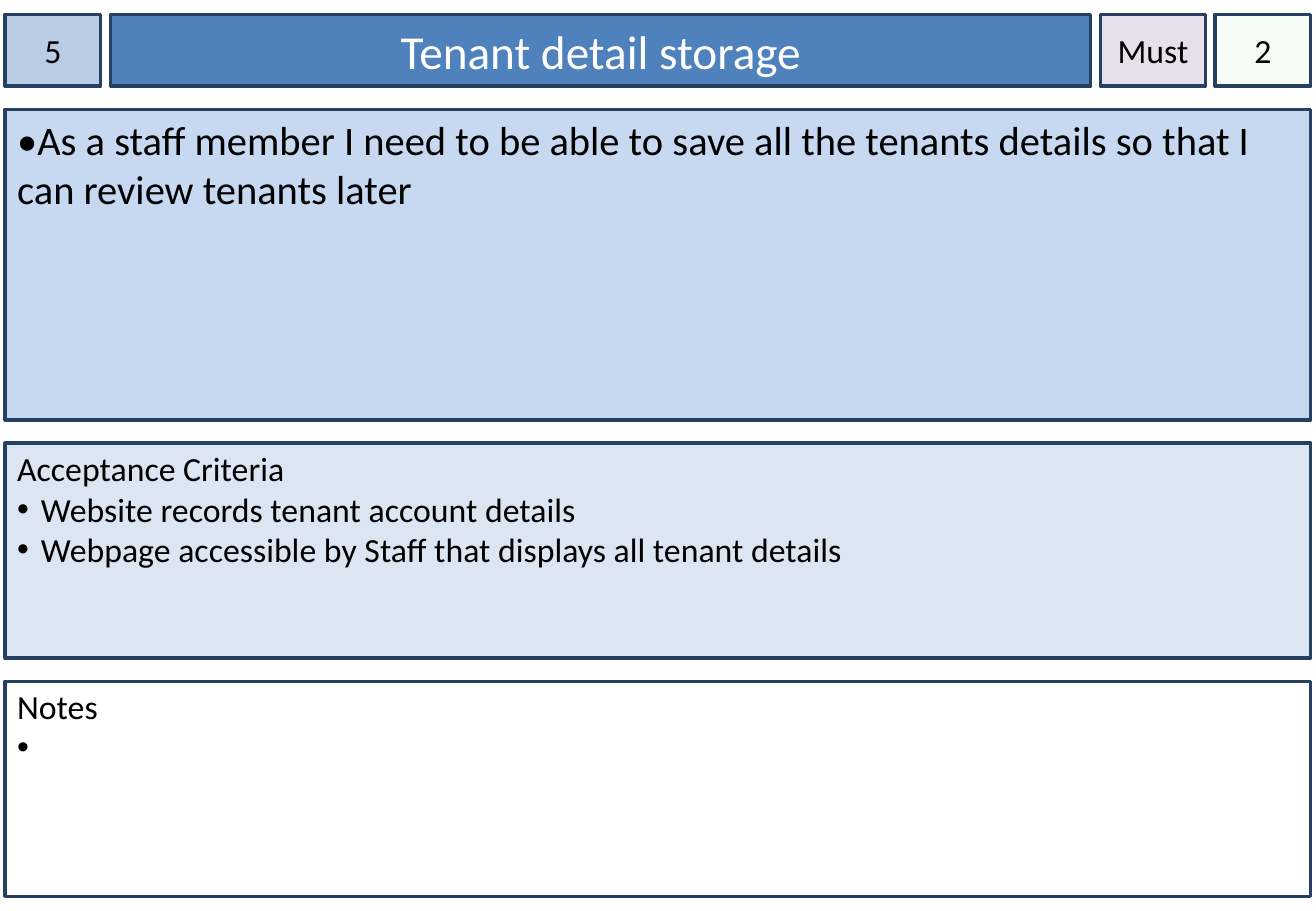
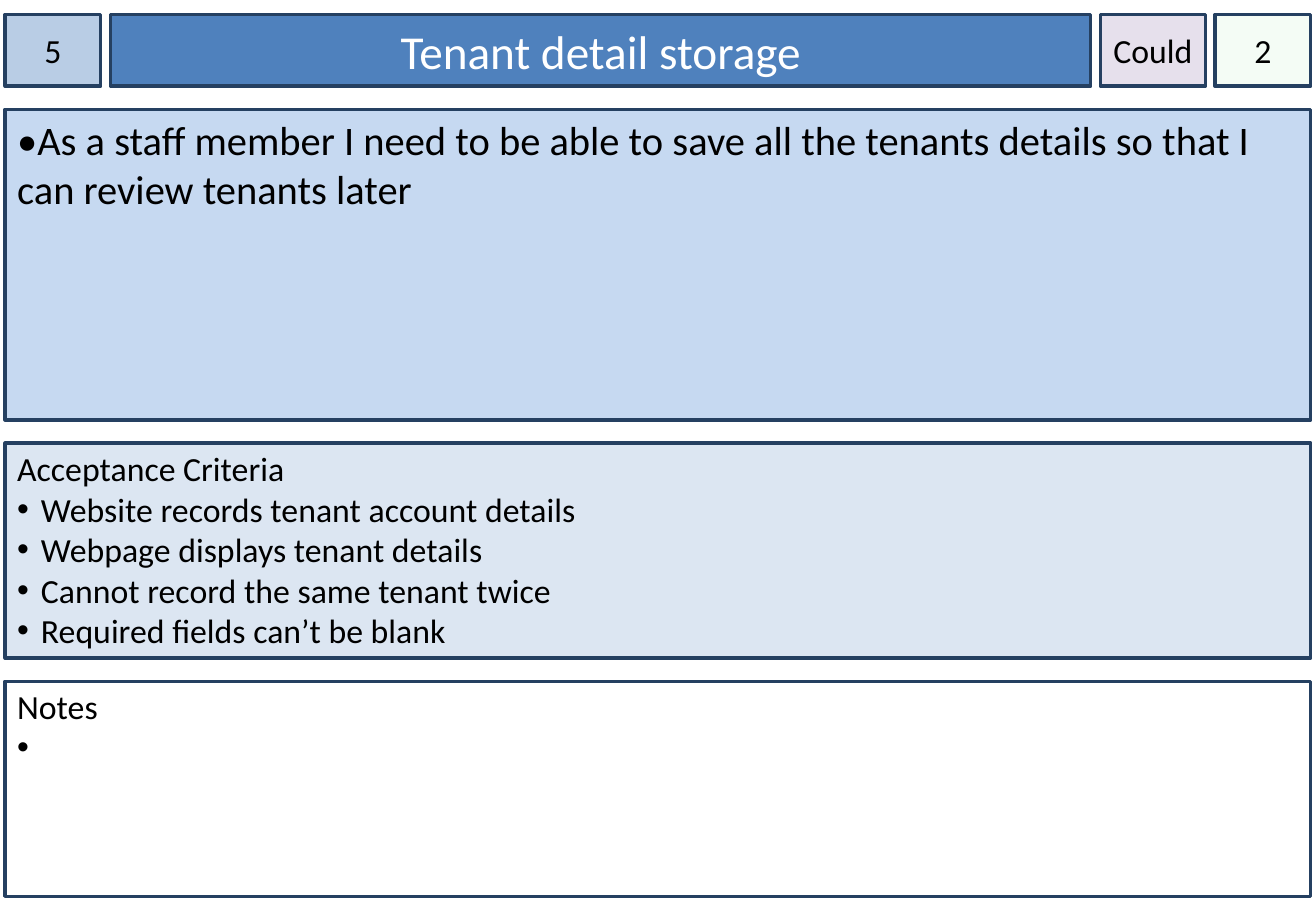
Before and after one commit to mdeclosey/IFB299, a slide deck: slide 6 of Documentation/Story Cards.pptx. Drawn at 1316x911 pixels with LibreOffice and Linux fonts; fonts in the diff are those of the drawing. Boxes give left, top, right and bottom in pixels: in the first picture for what was removed or moved away, otherwise in the second. Text is boxed around its words. In the diff, an @@ line names an element or a change of style, - is before the commit and + after.

```diff
--- a/Documentation/Story Cards.pptx
+++ b/Documentation/Story Cards.pptx
@@ text in rectangle at (1113, 39, 1192, 64): text changed @@
-Must
+Could
@@ text in rectangle at (41, 538, 550, 649): text changed @@
-• Webpage accessible by Staff that displays all tenant details
+• Webpage displays tenant details
+• Cannot record the same tenant twice
+• Required fields can’t be blank
```
Also in this commit, not shown: 16 other slides changed, 1 slide removed, 1 other file.
